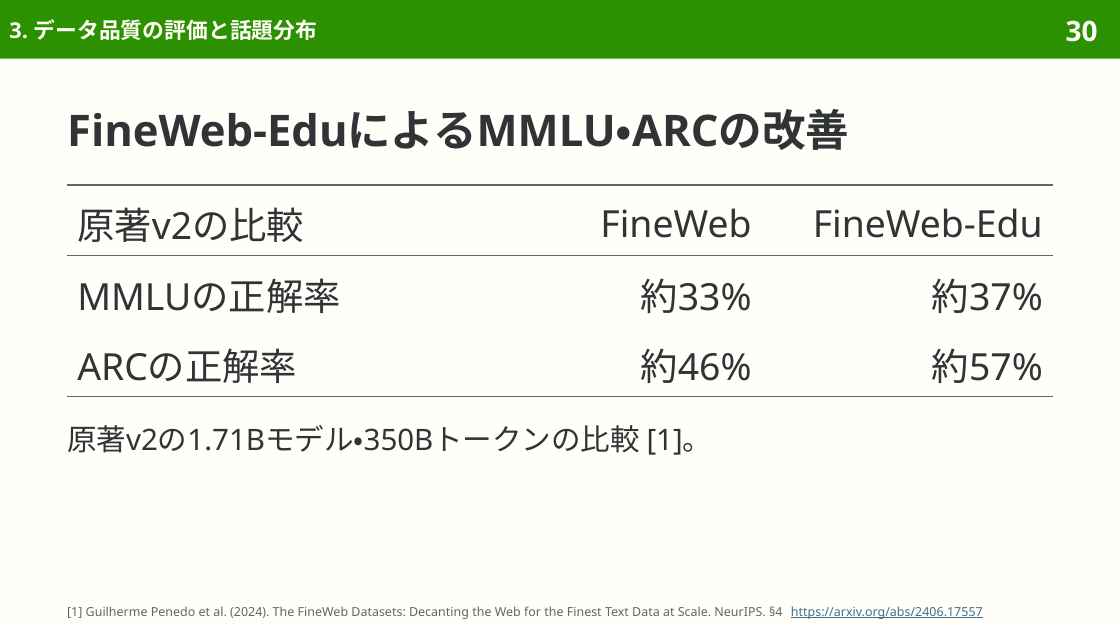
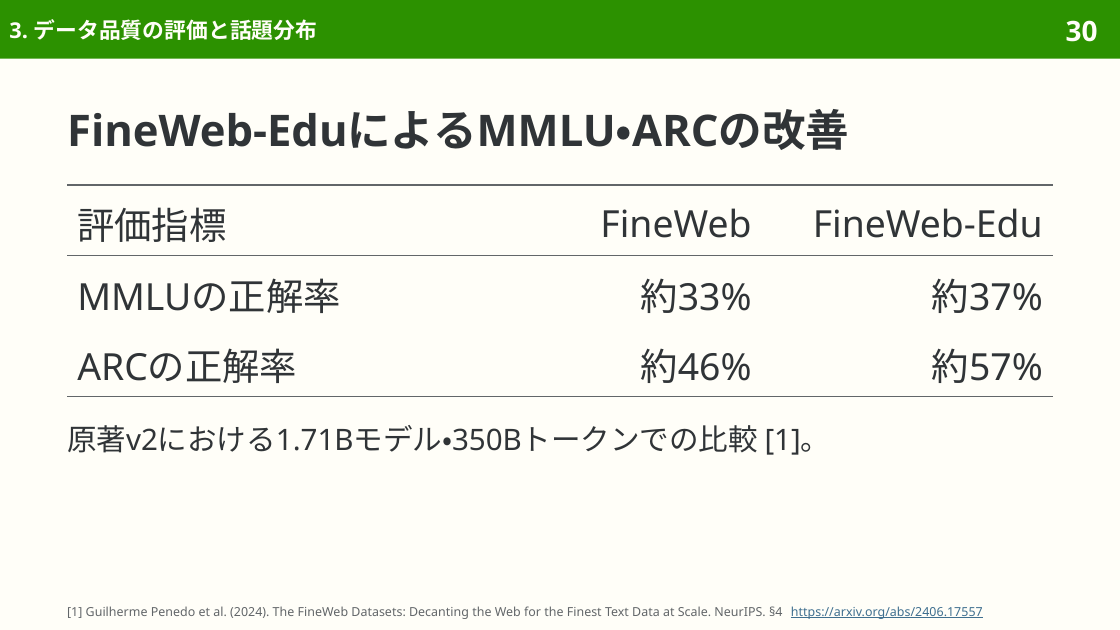
Before and after one commit to sasakiy84/datasets-in-10-minutes, a slide deck: slide 30 of slides/datasets-in-10-minutes-fineweb.pptx. Drawn at 1120x630 pixels with LibreOffice and Linux fonts; fonts in the diff are those of the drawing. Boxes give left, top, right and bottom in pixels: in the first picture for what was removed or moved away, otherwise in the second. Text is boxed around its words. In the diff, an @@ line names an element or a change of style, - is before the commit and + after.

```diff
--- a/slides/datasets-in-10-minutes-fineweb.pptx
+++ b/slides/datasets-in-10-minutes-fineweb.pptx
@@ table at [67, 185, 1053, 396] @@
-row 1, column 1: 原著v2の比較
+row 1, column 1: 評価指標
@@ text at [67, 425, 831, 455]: text changed @@
-原著v2の1.71Bモデル・350Bトークンの比較 [1]。
+原著v2における1.71Bモデル・350Bトークンでの比較 [1]。
```
Also in this commit, not shown: 17 other slides changed, 7 other files.
